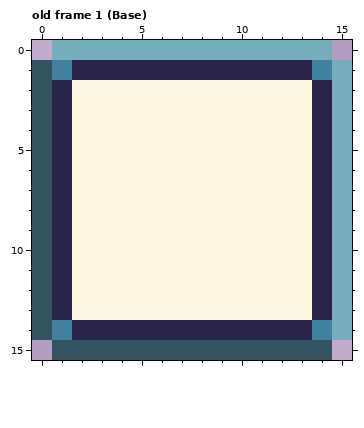
A pixel-art file gets an edit: tex/PowerupBase.aseprite. The first picture shows the starting point.
16x16 pixels, 6 frames. Shown: old frame 1 (Base). The commit also changed other frames, which this record leaves out.
After the commit:
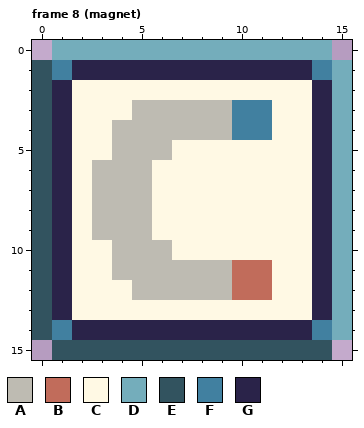
Palette (. is transparent): A #bebbb2  B #c16c5b  C #fff9e4  D #74adbb  E #32535f  F #4180a0  G #2a2349
A new or re-ordered frame is compared with the old frame closest to it.
Message: extend and gun powerups
Change:
frames 6 -> 11
Frame 8 (magnet) is new; against old frame 1 (Base), layer "Layer 1":
y 3: x 5..11 CCCCCCC -> AAAAAFF
y 4: x 4..11 CCCCCCCC -> AAAAAAFF
y 5: x 4..6 CCC -> AAA
y 6..9: x 3..5 CCC -> AAA
y 10: x 4..6 CCC -> AAA
y 11: x 4..11 CCCCCCCC -> AAAAAABB
y 12: x 5..11 CCCCCCC -> AAAAABB
